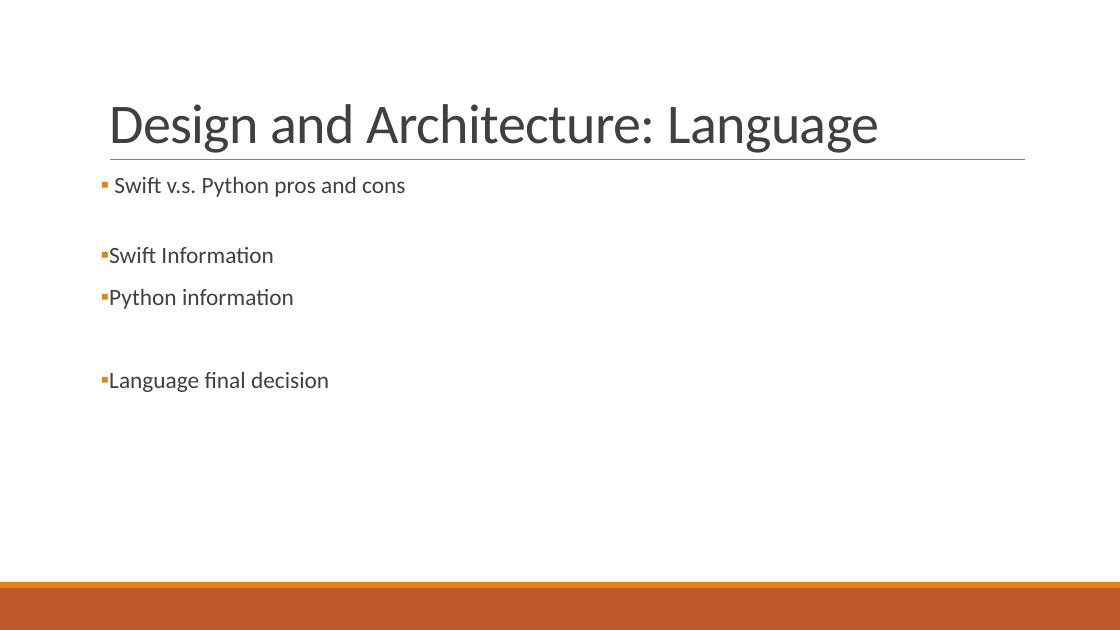
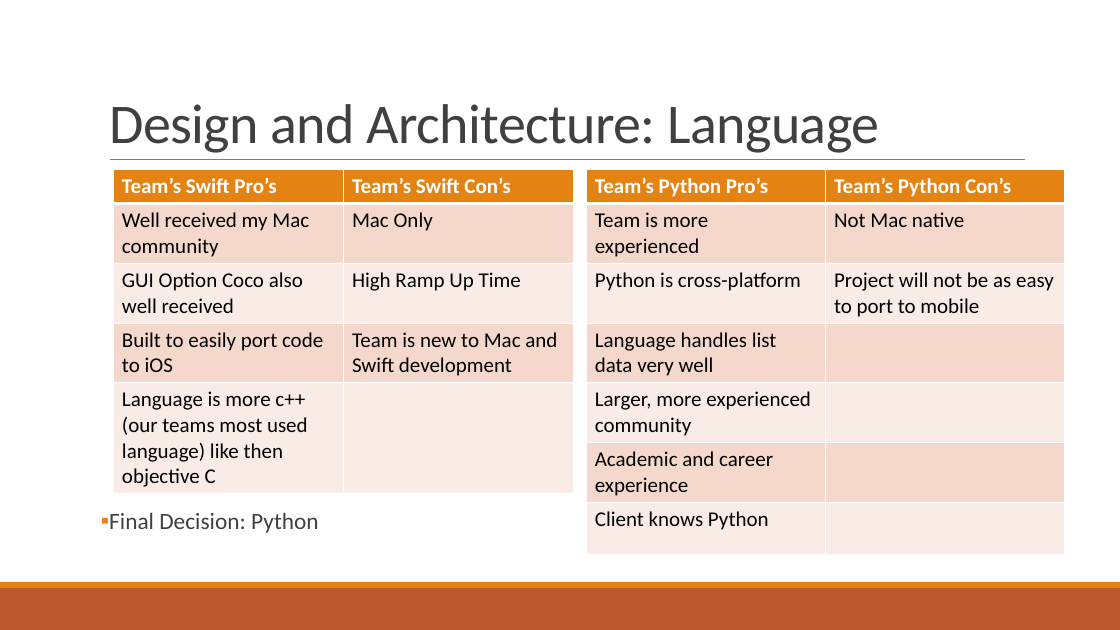
Before and after one commit to SDSMT-CSC464-F15/dancesoft, a slide deck: slide 6 of Sprint 1/DanceSoft powerpoint.pptx. Drawn at 1120x630 pixels with LibreOffice and Linux fonts; fonts in the diff are those of the drawing. Boxes give left, top, right and bottom in pixels: in the first picture for what was removed or moved away, otherwise in the second. Text is boxed around its words. In the diff, an @@ line names an element or a change of style, - is before the commit and + after.

```diff
--- a/Sprint 1/DanceSoft powerpoint.pptx
+++ b/Sprint 1/DanceSoft powerpoint.pptx
@@ table added at (113,170,574,491), 5 rows, 2 columns @@
+Team’s Swift Pro’s | Team’s Swift Con’s
+Well received my Mac community | Mac Only
+GUI Option Coco also well received | High Ramp Up Time
+Built to easily port code to iOS | Team is new to Mac and Swift development
+Language is more c++ (our teams most used language) like then objective C | 
@@ table added at (586,170,1065,550), 7 rows, 2 columns @@
+Team’s Python Pro’s | Team’s Python Con’s
+Team is more experienced | Not Mac native
+Python is cross-platform | Project will not be as easy to port to mobile
+Language handles list data very well | 
+Larger, more experienced community | 
+Academic and career experience | 
+Client knows Python | 
@@ text at (109,513,319,533): text changed @@
-▪ Swift v.s. Python pros and cons
-▪ Swift Information
-▪ Python information
-▪ Language final decision
+▪ Final Decision: Python
```
Also in this commit, not shown: 5 other slides changed.
